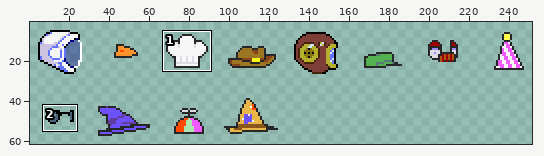
Sprite sheet -- Assets/Shop Items/Hats/!Overflow_Hats.png. Above, an overview of the earlier version with the close-up marked.
Close-up. First the earlier version:
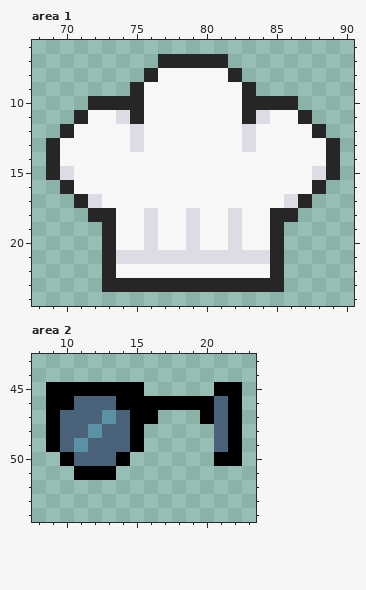
The file is 256x256 pixels. Colours within 5 levels of each other are drawn and written as one. Shown: area 1: x 68..90, y 6..24; area 2: x 8..23, y 43..54. The wide view leaves out empty margins. The commit also changed other parts of the picture, which this record leaves out.
After the commit:
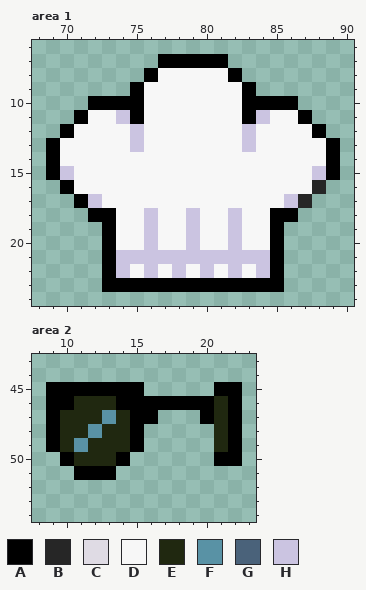
Palette (. is transparent): A #000000  B #262626  C #dfdbe4  D #f7f7f7  E #202810  F #5992a5  G #4a627a  H #cbc4e1
Edits made:
Area 1:
y 7: x 77..81 BBBBB -> AAAAA
y 8: x 76 B -> A; x 82 B -> A
y 9: x 75 B -> A; x 83 B -> A
y 10: x 72..75 BBBB -> AAAA; x 83..86 BBBB -> AAAA
y 11: x 71 B -> A; x 74..75 CB -> HA; x 83..84 BC -> AH; x 87 B -> A
y 12: x 70 B -> A; x 75 C -> H; x 83 C -> H; x 88 B -> A
y 13: x 69 B -> A; x 75 C -> H; x 83 C -> H; x 89 B -> A
y 14: x 69 B -> A; x 89 B -> A
y 15: x 69..70 BC -> AH; x 88..89 CB -> HA
y 16: x 70 B -> A
y 17: x 71..72 BC -> AH; x 86 C -> H
y 18: x 72..73 BB -> AA; x 76 C -> H; x 79 C -> H; x 82 C -> H; x 85..86 BB -> AA
y 19..20: x 73 B -> A; x 76 C -> H; x 79 C -> H; x 82 C -> H; x 85 B -> A
y 21: x 73..85 BCCCCCCCCCCCB -> AHHHHHHHHHHHA
y 22: x 73..74 BD -> AH; x 76 D -> H; x 78 D -> H; x 80 D -> H; x 82 D -> H; x 84..85 DB -> HA
y 23: x 73..85 BBBBBBBBBBBBB -> AAAAAAAAAAAAA
Area 2:
y 46: x 11..13 GGG -> EEE; x 21 G -> E
y 47: x 10..12 GGG -> EEE; x 14 G -> E; x 21 G -> E
y 48: x 10..11 GG -> EE; x 13..14 GG -> EE; x 21 G -> E
y 49: x 10 G -> E; x 12..14 GGG -> EEE; x 21 G -> E
y 50: x 11..13 GGG -> EEE
